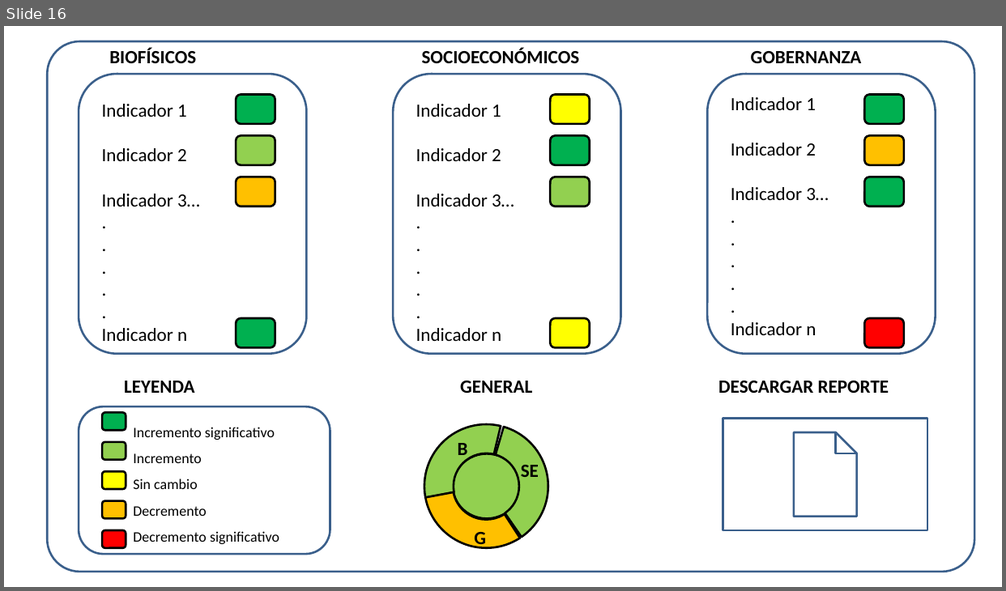
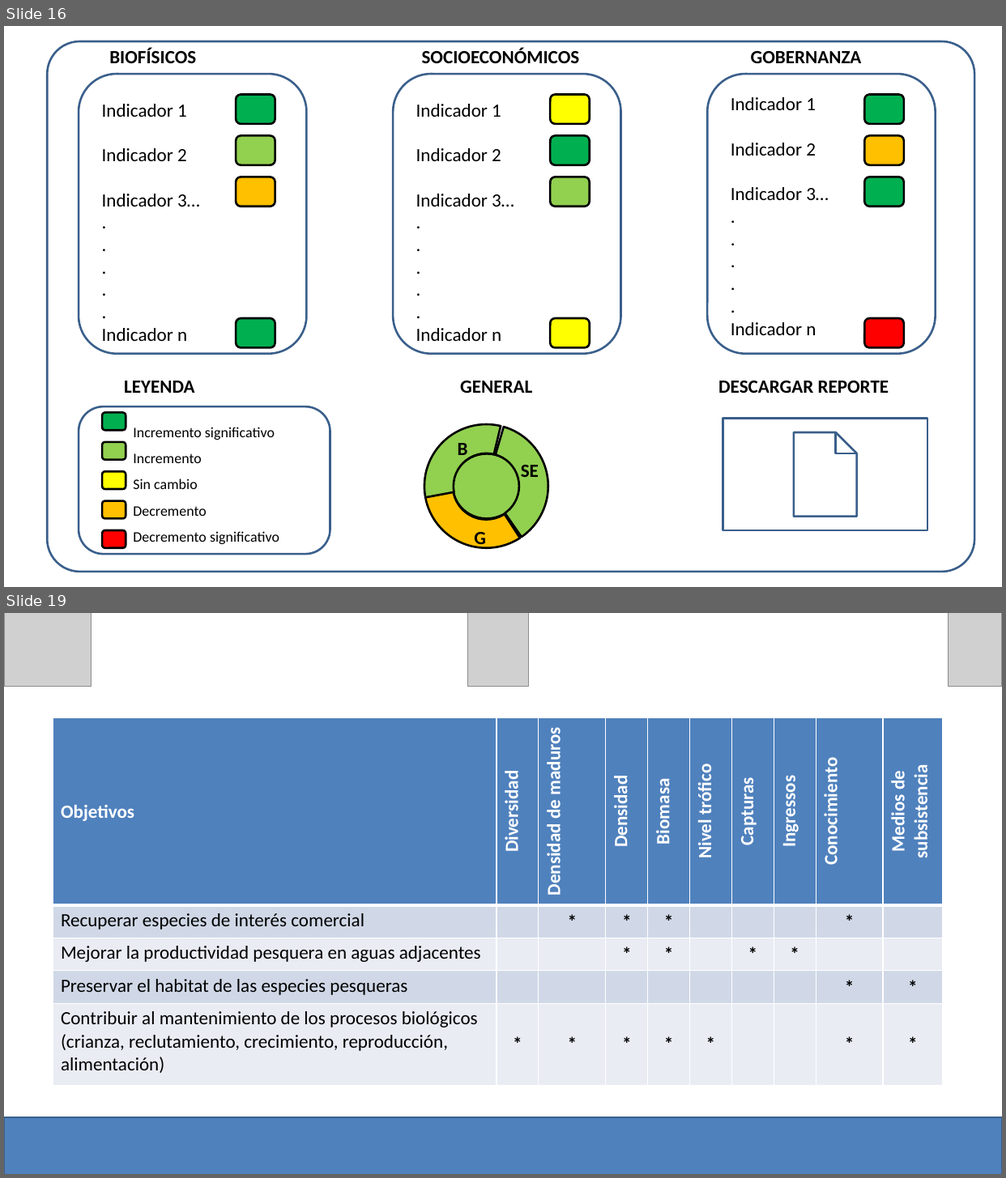
Before and after one commit to turfeffect/Docs, a slide deck: Presentations/Workshop in Mexico/Mexico Workshop.pptx. Shown one above the other, each under a label of ours: slide 16 before the commit, slides 16 and 19 after it; the slides between them are not shown. The pictures are 1006x591 and 1006x1178 pixels, drawn with LibreOffice and Linux fonts; fonts in the diff are those of the drawing; grey boxes stand for pictures. Boxes give left, top, right and bottom in pixels: in the first picture for what was removed or moved away, otherwise in the second. Text is boxed around its words. In the diff, an @@ line names an element or a change of style, - is before the commit and + after.

Commit message:
Presentation with table options

```diff
--- a/Presentations/Workshop in Mexico/Mexico Workshop.pptx
+++ b/Presentations/Workshop in Mexico/Mexico Workshop.pptx
@@ slide 19 added at (4, 613, 1002, 1174), background #FFFFFF @@
@@ table added at (53, 717, 943, 1076), 5 rows, 10 columns @@
+Objetivos | Diversidad | Densidad de maduros | Densidad | Biomasa | Nivel trófico | Capturas | Ingressos | Conocimiento | Medios de subsistencia
+Recuperar especies de interés comercial |  | * | * | * |  |  |  | * | 
+Mejorar la productividad pesquera en aguas adjacentes |  |  | * | * |  | * | * |  | 
+Preservar el habitat de las especies pesqueras |  |  |  |  |  |  |  | * | *
+Contribuir al mantenimiento de los procesos biológicos (crianza, reclutamiento, crecimiento, reproducción, alimentación) | * | * | * | * | * |  |  | * | *
@@ group added at (4, 613, 1002, 1174): 3 pictures, 1 rectangle @@
```
Also in this commit, not shown: 2 other slides added, 1 slide removed.
